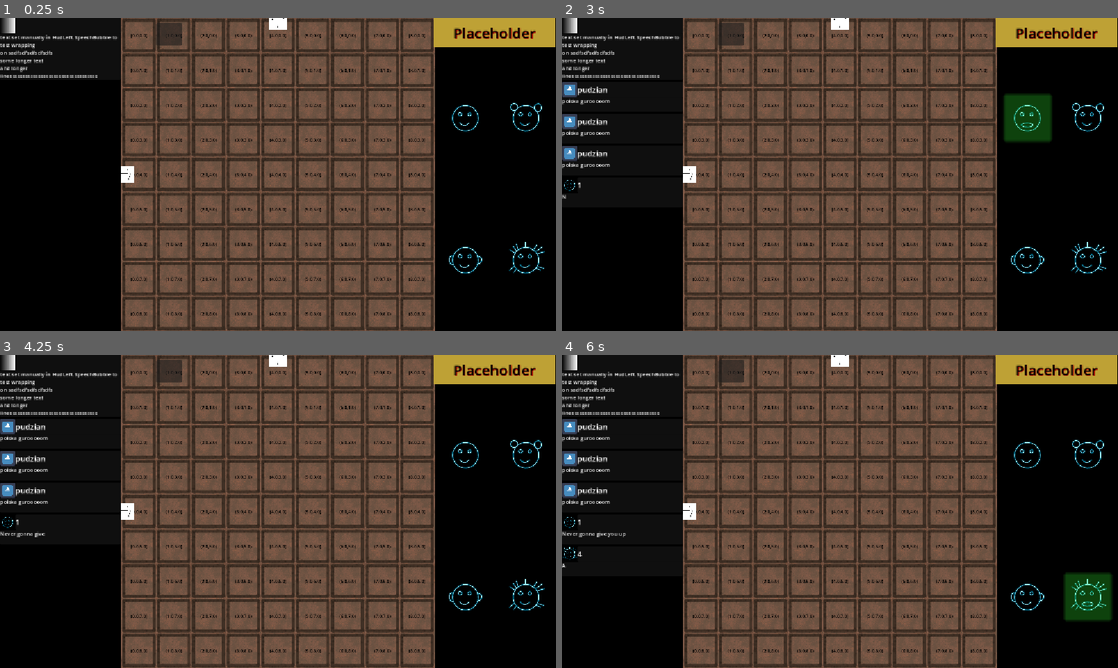
Above: before the commit, frames 1-4 (two rows, left to right).
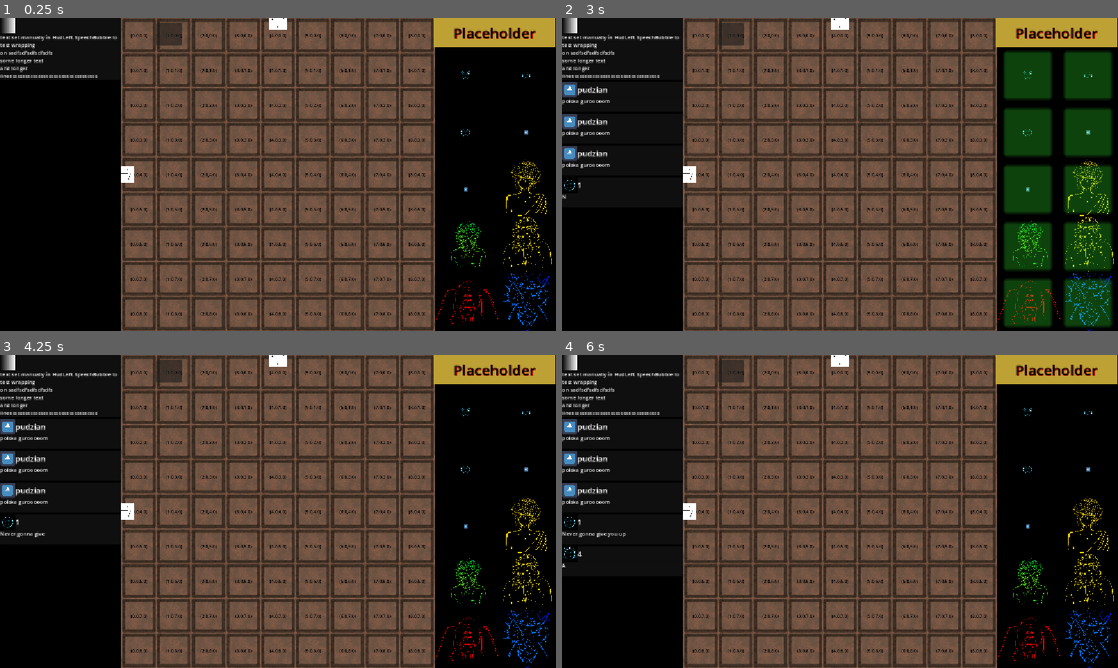
Above: after the commit, the same moments.

Repository: Wallted/ldjam-60
Game: Godot game, scene res://main.tscn
Two runs of this game, one before a commit and one after it. Both use one fixed random seed, a clock stepped at 60 frames per second and the inputs below. The engine's default icon, where the game draws it, is replaced by a stand-in: a white triangle on a blue panel in a dark square.
Inputs (mouse positions are in pixels of both pictures, inside the frame that each line leads up to):
- Up to frame 1 (0.25 s): no input
- Up to frame 2 (3 s): click (728, 33) at 0.5 s; click (728, 33) at 1.25 s; click (728, 33) at 2 s; tap Enter at 2.75 s; move the mouse to (634, 71) at 2.77 s; hold 1 (speak_1) from 2.78 s (still down); click (634, 71) at 2.92 s
- Up to frame 3 (4.25 s): move the mouse to (16, 408) at 3.52 s; release 1 (speak_1) at 3.53 s; tap 1 (speak_1) at 3.6 s; click (16, 408) at 3.67 s
- Up to frame 4 (6 s): move the mouse to (634, 511) at 4.27 s; hold 2 (speak_2) 4.28-5.03 s; click (634, 511) at 4.42 s; tap 1 (speak_1) at 4.55, 5.3 s; move the mouse to (578, 511) at 5.02 s; tap 3 (speak_3) at 5.1 s; click (578, 511) at 5.17 s; tap Space at 5.75 s; move the mouse to (634, 458) at 5.77 s; hold 4 (speak_4) from 5.78 s (still down); click (634, 458) at 5.92 s

The runs differ from the first frame. In frame 1, 1.4% of the frame differs, in the area x 78-100%, y 16-100%; in frame 2, 13%, in the area x 78-100%, y 10-100%; in frame 3, 1.4%; in frame 4, 2.4%.

Commit message:
[maintenance] new images and avatar loading refactor

Diff:
--- a/HUD/hud_right.tscn
+++ b/HUD/hud_right.tscn
@@ -62,18 +62,41 @@
 theme_override_constants/v_separation = 0
 columns = 2
 
-[node name="Person" parent="GridContainer" unique_id=1468336816 instance=ExtResource("2_ccku2")]
+[node name="Tourist" parent="GridContainer" unique_id=1468336816 instance=ExtResource("2_ccku2")]
 layout_mode = 2
-person_id = 1
 
-[node name="Person2" parent="GridContainer" unique_id=30209375 instance=ExtResource("2_ccku2")]
+[node name="Archaeologist" parent="GridContainer" unique_id=30209375 instance=ExtResource("2_ccku2")]
 layout_mode = 2
-person_id = 2
+person_id = "archaeologist"
 
-[node name="Person3" parent="GridContainer" unique_id=1189271323 instance=ExtResource("2_ccku2")]
+[node name="Michelangelo" parent="GridContainer" unique_id=1189271323 instance=ExtResource("2_ccku2")]
 layout_mode = 2
-person_id = 3
+person_id = "michelangelo"
 
-[node name="Person4" parent="GridContainer" unique_id=1940082769 instance=ExtResource("2_ccku2")]
+[node name="Celt" parent="GridContainer" unique_id=1940082769 instance=ExtResource("2_ccku2")]
 layout_mode = 2
-person_id = 4
+person_id = "celt"
+
+[node name="Goliath" parent="GridContainer" unique_id=469114919 instance=ExtResource("2_ccku2")]
+layout_mode = 2
+person_id = "goliath"
+
+[node name="Icarus" parent="GridContainer" unique_id=451458892 instance=ExtResource("2_ccku2")]
+layout_mode = 2
+person_id = "icarus"
+
+[node name="Sisyphus" parent="GridContainer" unique_id=1644210309 instance=ExtResource("2_ccku2")]
+layout_mode = 2
+person_id = "sisyphus"
+
+[node name="Neanderthal" parent="GridContainer" unique_id=1643710493 instance=ExtResource("2_ccku2")]
+layout_mode = 2
+person_id = "neanderthal"
+
+[node name="Monkey" parent="GridContainer" unique_id=1025184399 instance=ExtResource("2_ccku2")]
+layout_mode = 2
+person_id = "monkey"
+
+[node name="Elon" parent="GridContainer" unique_id=995309169 instance=ExtResource("2_ccku2")]
+layout_mode = 2
+person_id = "elon"
--- a/HUD/person.gd
+++ b/HUD/person.gd
@@ -1,25 +1,24 @@
 extends Control
 
-@export var person_id: int
+@export var person_id: String
+@export var is_awake: bool
 @onready var avatar: Sprite2D = $Node2D/Avatar
 @onready var avatar_active_bg: PanelContainer = $Node2D/AvatarActiveBG
-
-var texture_types = {}
+var avatar_instance = Avatars.new()
+#@onready var avatars_res: GDScript = load("res://HUD/res/avatars.gd")
+#var avatar_instance: Avatars = avatars_res.new()
 
 # Called when the node enters the scene tree for the first time.
 func _ready() -> void:
 	avatar_active_bg.hide()
-	texture_types = {
-		"sleeping": load("res://img/placeholder_%s_idle.png" % [person_id]),
-		"awake": load("res://img/placeholder_%s_talking_2.png" % [person_id])
-	}
+	avatar.texture = avatar_instance.avatars.get(person_id).get("sleeping")
 
 # Called every frame. 'delta' is the elapsed time since the previous frame.
 func _process(delta: float) -> void:
 	# Testing placeholder
-	if Input.is_action_pressed("speak_%s" % [person_id]):
+	if Input.is_action_pressed("speak_1"):
 		avatar_active_bg.show()
-		avatar.texture = texture_types.get("awake")
+		avatar.texture = avatar_instance.avatars.get(person_id).get("sleeping")
 	else:
 		avatar_active_bg.hide()
-		avatar.texture = texture_types.get("sleeping")
+		avatar.texture = avatar_instance.avatars.get(person_id).get("sleeping")
--- a/HUD/person.tscn
+++ b/HUD/person.tscn
@@ -16,6 +16,7 @@
 size_flags_horizontal = 3
 size_flags_vertical = 3
 script = ExtResource("1_w2xfa")
+person_id = "tourist"
 
 [node name="Node2D" type="Control" parent="." unique_id=301940674]
 layout_mode = 1
@@ -28,7 +29,7 @@
 grow_vertical = 2
 
 [node name="Avatar" type="Sprite2D" parent="Node2D" unique_id=2042593102]
-scale = Vector2(0.25, 0.25)
+scale = Vector2(0.07, 0.07)
 
 [node name="AvatarActiveBG" type="PanelContainer" parent="Node2D" unique_id=735677909]
 layout_mode = 1
--- /dev/null
+++ b/HUD/res/avatars.gd
@@ -0,0 +1,45 @@
+extends Resource
+class_name Avatars
+
+@export var avatars = {
+	"tourist": {
+		"sleeping": load("res://img/placeholder_2_idle.png"),
+		"awake": load("res://img/placeholder_2_talking_2.png")
+	},
+	"archaeologist": {
+		"sleeping": load("res://img/placeholder_1_idle.png"),
+		"awake": load("res://img/placeholder_1_talking_2.png")
+	},
+	"michelangelo": {
+		"sleeping": load("res://img/placeholder_3_idle.png"),
+		"awake": load("res://img/placeholder_3_talking_2.png")
+	},
+	"celt": {
+		"sleeping": load("res://icon.svg"),
+		"awake": load("res://icon.svg")
+	},
+	"goliath": {
+		"sleeping": load("res://icon.svg"),
+		"awake": load("res://icon.svg")
+	},
+	"icarus": {
+		"sleeping": load("res://HUD/img/icarus_asleep.png"),
+		"awake": load("res://HUD/img/icarus_awake.png")
+	},
+	"sisyphus": {
+		"sleeping": load("res://HUD/img/sisyphus_asleep.png"),
+		"awake": load("res://HUD/img/sisyphus_awake.png")
+	},
+	"neanderthal": {
+		"sleeping": load("res://HUD/img/neanderthal_asleep.png"),
+		"awake": load("res://HUD/img/neanderthal_awake.png")
+	},
+	"monkey": {
+		"sleeping": load("res://HUD/img/monkey_asleep.png"),
+		"awake": load("res://HUD/img/monkey_awake.png")
+	},
+	"elon": {
+		"sleeping": load("res://HUD/img/elon_asleep.png"),
+		"awake": load("res://HUD/img/elon_awake.png")
+	}
+}
--- a/HUD/res/dialog/archaeologist.tres
+++ b/HUD/res/dialog/archaeologist.tres
@@ -4,4 +4,4 @@
 
 [resource]
 script = ExtResource("1_3y5mf")
-entry_messages = ["God damn it! I've been looking for an exciting expedition from a university for 3 months!...", "And what do they give me?...", "How many archaeologists does it take to find everything in the Pyramids?", "Feel like they use it to get rid of ambitious people.", "Wait a second? What's that glow?...", "What an interesting stone...", "I'm going to be famous after all...", "What? Of course it's some sort of an artifact!!!", "That's it! I'm going to Human Resources!", "After I get out of here..."]
+entry_messages = Array[String](["God damn it! I've been looking for an exciting expedition from a university for 3 months!...", "And what do they give me?...", "How many archaeologists does it take to find everything in the Pyramids?", "Feel like they use it to get rid of ambitious people.", "Wait a second? What's that glow?...", "What an interesting stone...", "I'm going to be famous after all...", "What? Of course it's some sort of an artifact!!!", "That's it! I'm going to Human Resources!", "After I get out of here..."])
Not shown: 1 places in HUD/hud_right.tscn that only renumber resources
Binary file added: HUD/img/elon_asleep.png
Not shown, added: HUD/img/elon_asleep.png.import
Binary file added: HUD/img/elon_awake.png
Not shown, added: HUD/img/elon_awake.png.import
Binary file added: HUD/img/icarus_asleep.png
Not shown, added: HUD/img/icarus_asleep.png.import
Binary file added: HUD/img/icarus_awake.png
Not shown, added: HUD/img/icarus_awake.png.import
Binary file added: HUD/img/monkey_asleep.png
Not shown, added: HUD/img/monkey_asleep.png.import
Binary file added: HUD/img/monkey_awake.png
(and 10 more such lines)
